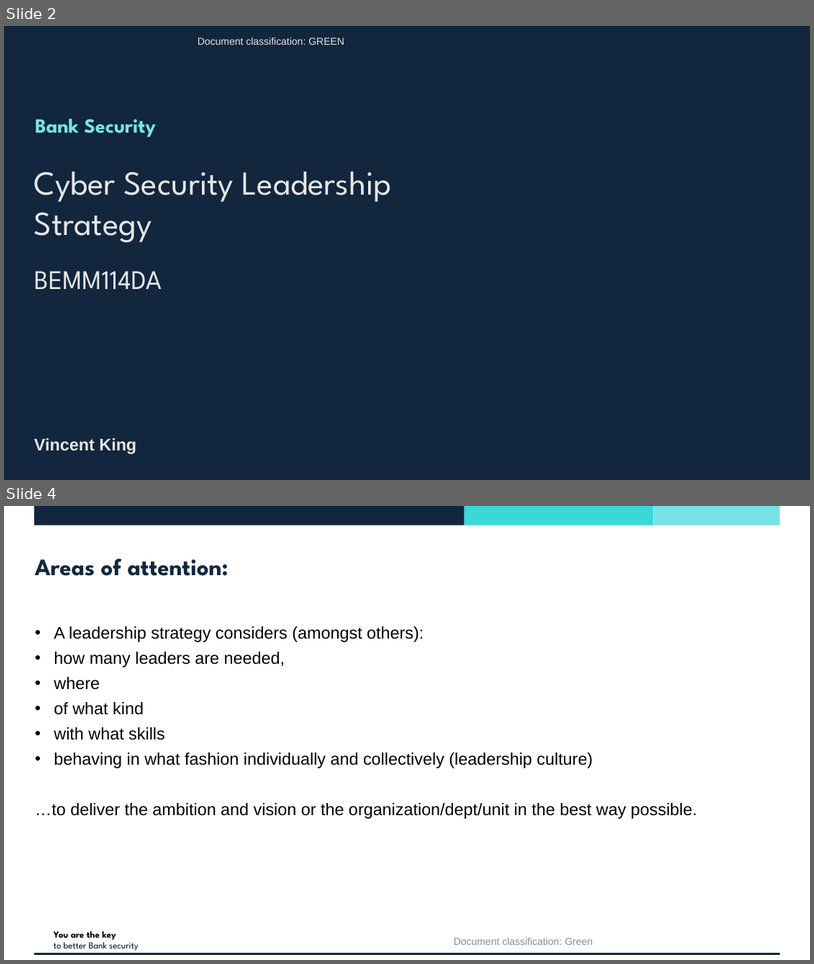
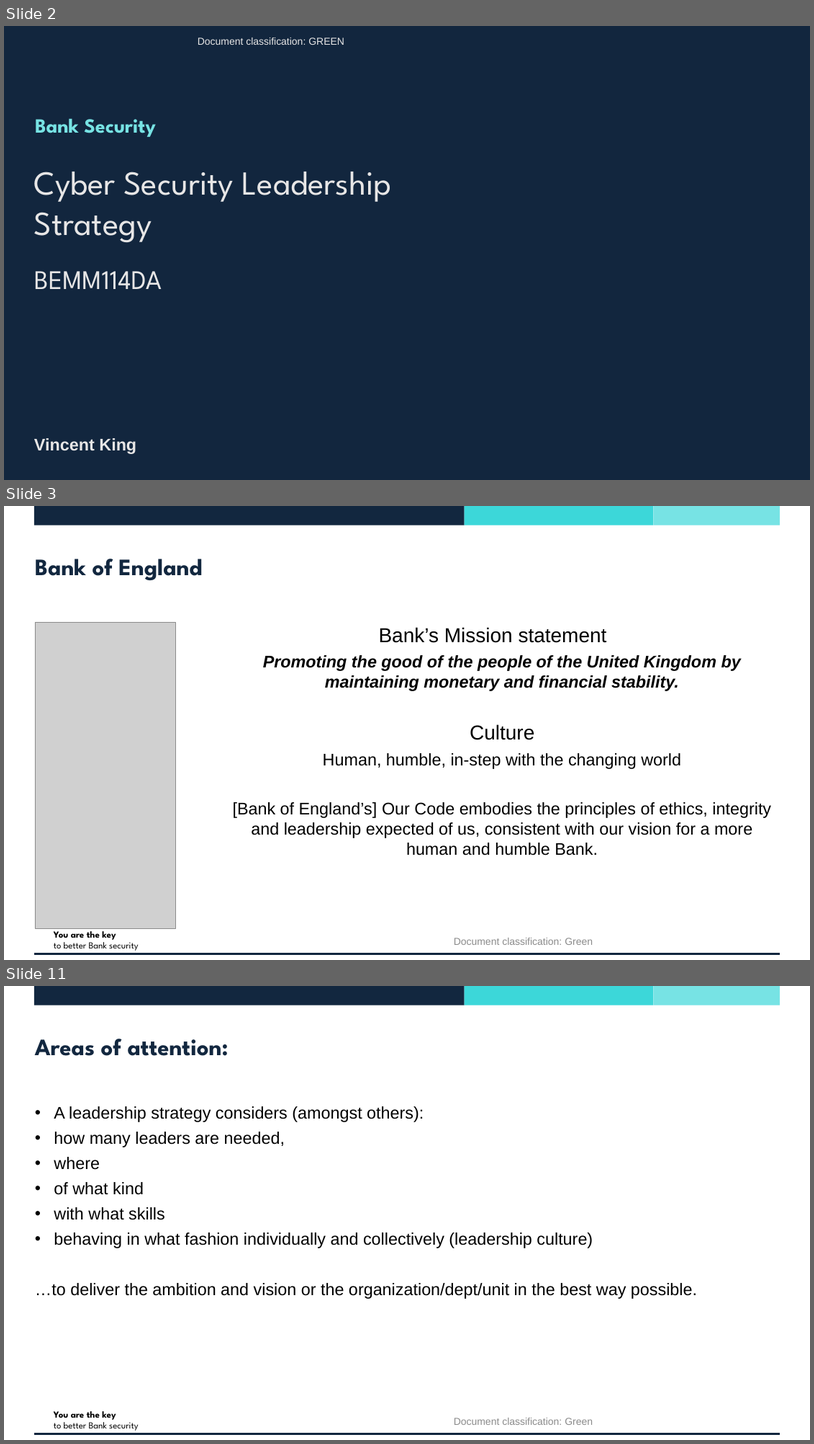
Before and after one commit to vincentjking/Presentations, a slide deck: Exeter MBA/1SLA23 - Leading People and Organisations/Assignment 2/Assignment 2 - BoE Cyber Security Leadership Strategy.pptx. Shown one above the other, each under a label of ours: slides 2 and 4 before the commit, slides 2, 3 and 11 after it; the slides between them are not shown. The pictures are 814x964 and 814x1444 pixels, drawn with LibreOffice and Linux fonts; fonts in the diff are those of the drawing; grey boxes stand for pictures; background and template pictures are left out. Boxes give left, top, right and bottom in pixels: in the first picture for what was removed or moved away, otherwise in the second. Text is boxed around its words. In the diff, an @@ line names an element or a change of style, - is before the commit and + after.

```diff
--- a/Exeter MBA/1SLA23 - Leading People and Organisations/Assignment 2/Assignment 2 - BoE Cyber Security Leadership Strategy.pptx
+++ b/Exeter MBA/1SLA23 - Leading People and Organisations/Assignment 2/Assignment 2 - BoE Cyber Security Leadership Strategy.pptx
@@ slide 3 added at [4, 506, 810, 960], background #FFFFFF; not listed: 5 template elements that a slide beside it also shows @@
@@ title added at [35, 559, 202, 580], 28 pt, text #12273F, bold @@
+Bank of England
@@ picture added at [35, 622, 176, 928] @@
@@ text added at [233, 627, 772, 855], 20 pt, text #000000 @@
+Bank’s Mission statement
+  Promoting the good of the people of the United Kingdom by maintaining monetary and financial stability.
+  Culture
+  Human, humble, in-step with the changing world
+  [Bank of England’s] Our Code embodies the principles of ethics, integrity and leadership expected of us, consistent with our vision for a more human and humble Bank.
@@ text added at [454, 937, 593, 944], 12 pt, text #8C8C8C @@
+Document classification: Green
@@ what was slide 4 is now slide 11 @@
```
Also in this commit, not shown: 2 slides changed, 5 other slides added, 1 slide removed, 10 other files.
